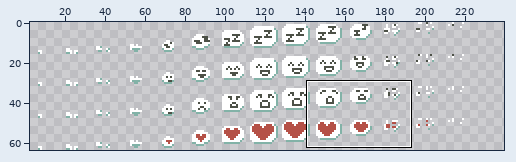
Sprite sheet -- assets/bubble.png. Above, an overview of the earlier version with the close-up marked.
Close-up. Before:
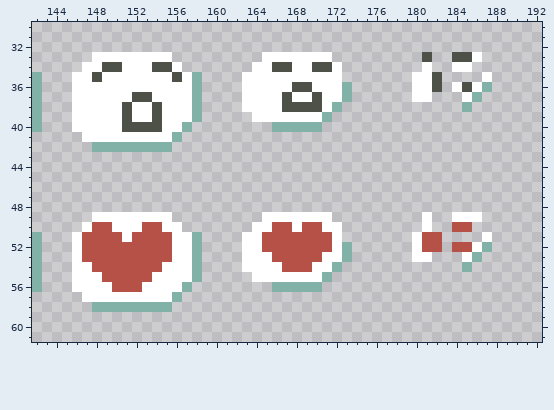
The file is 240x64 pixels. Shown: x 142..192, y 30..61. The wide view leaves out empty margins. The commit also changed other parts of the picture, which this record leaves out.
New version:
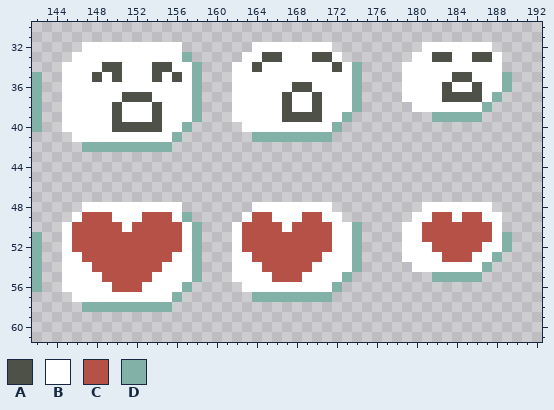
Palette (. is transparent): A #4d5147  B #ffffff  C #b55147  D #82b2a7
Difference:
y 32: x 147..156 .......... -> BBBBBBBBBB; x 164..171 ........ -> BBBBBBBB; x 181..187 ....... -> BBBBBBB
y 33: x 146..147 .. -> BB; x 156..157 .. -> BD; x 163..166 ..BB -> BBAA; x 170..172 BB. -> AAB; x 180..188 .A..AAB.. -> BBAABBAAB
y 34: x 145..146 .. -> BB; x 157..158 .. -> BD; x 162..164 ..B -> BBA; x 166..167 AA -> BB; x 170..174 AAB.. -> BBABD; x 179..180 .. -> BB; x 182..183 .. -> BB; x 186..188 ... -> BBB
y 35: x 145 . -> B; x 150 B -> A; x 154 B -> A; x 162 . -> B; x 173..174 .. -> BD; x 179 . -> B; x 182..186 A.... -> BBAAB; x 188..189 .. -> BD
y 36: x 145 . -> B; x 162 . -> B; x 173..174 D. -> BD; x 179 . -> B; x 182..183 A. -> BA; x 185..189 ABD.. -> BABBD
y 37: x 145 . -> B; x 151 B -> A; x 162 . -> B; x 173..174 D. -> BD; x 179 . -> B; x 182..188 ...BD.. -> BAAAABD
y 38: x 145 . -> B; x 150..151 BA -> AB; x 162 . -> B; x 168..169 AA -> BB; x 172..174 D.. -> BBD; x 180..187 .....D.. -> BBBBBBBD
y 39: x 145 . -> B; x 150..151 BA -> AB; x 162..163 .. -> BB; x 167..173 BBBBD.. -> AAAABBD; x 182..186 ..... -> DDDDD
y 40: x 145 . -> B; x 150 B -> A; x 163..172 ...DDDDD.. -> BBBBBBBBBD
y 41: x 146 . -> B; x 164..171 ........ -> DDDDDDDD
y 42: x 147 . -> D
y 48: x 147..156 .......... -> BBBBBBBBBB; x 164..171 ........ -> BBBBBBBB; x 181..187 ....... -> BBBBBBB
y 49: x 146..149 ..BB -> BCCC; x 153..157 BBB.. -> CCCBD; x 163..165 ..B -> BCC; x 169..170 BB -> CC; x 172 . -> B; x 180 . -> B; x 182..183 .. -> CC; x 185..188 BB.. -> CCBB
y 50: x 145..147 ..B -> BCC; x 150 B -> C; x 152 B -> C; x 155..158 BB.. -> CCBD; x 162..165 ..BB -> BCCC; x 167..168 CB -> BC; x 171 B -> C; x 173..174 .. -> BD; x 179..183 ..B.. -> BBCCC; x 186..188 ... -> CCB
y 51: x 145..146 .B -> BC; x 151 B -> C; x 156 B -> C; x 162..164 .BB -> BCC; x 173..174 .. -> BD; x 179 . -> B; x 183..189 ....B.. -> CCCCCBD
y 52: x 145..146 .B -> BC; x 156 B -> C; x 162..164 .BB -> BCC; x 173..174 D. -> BD; x 179 . -> B; x 181 C -> B; x 183 . -> C; x 186..189 BD.. -> CBBD
y 53: x 145 . -> B; x 162 . -> B; x 164..165 BB -> CC; x 173..174 D. -> BD; x 179 . -> B; x 182..188 ...BD.. -> BCCCBBD
y 54: x 145 . -> B; x 162 . -> B; x 165..166 BB -> CC; x 172..174 D.. -> BBD; x 180..187 .....D.. -> BBBBBBBD
y 55: x 145 . -> B; x 162..163 .. -> BB; x 166..168 BBB -> CCC; x 171..173 D.. -> BBD; x 182..186 ..... -> DDDDD
y 56: x 145 . -> B; x 163..172 ...DDDDD.. -> BBBBBBBBBD
y 57: x 146 . -> B; x 164..171 ........ -> DDDDDDDD
y 58: x 147 . -> D
Boxes around the changes in both close-ups, in picture pixels (x1, y1, x2, y2):
changed: (62, 42, 362, 152)
changed: (402, 42, 512, 122)
changed: (62, 202, 362, 312)
changed: (402, 202, 512, 282)
